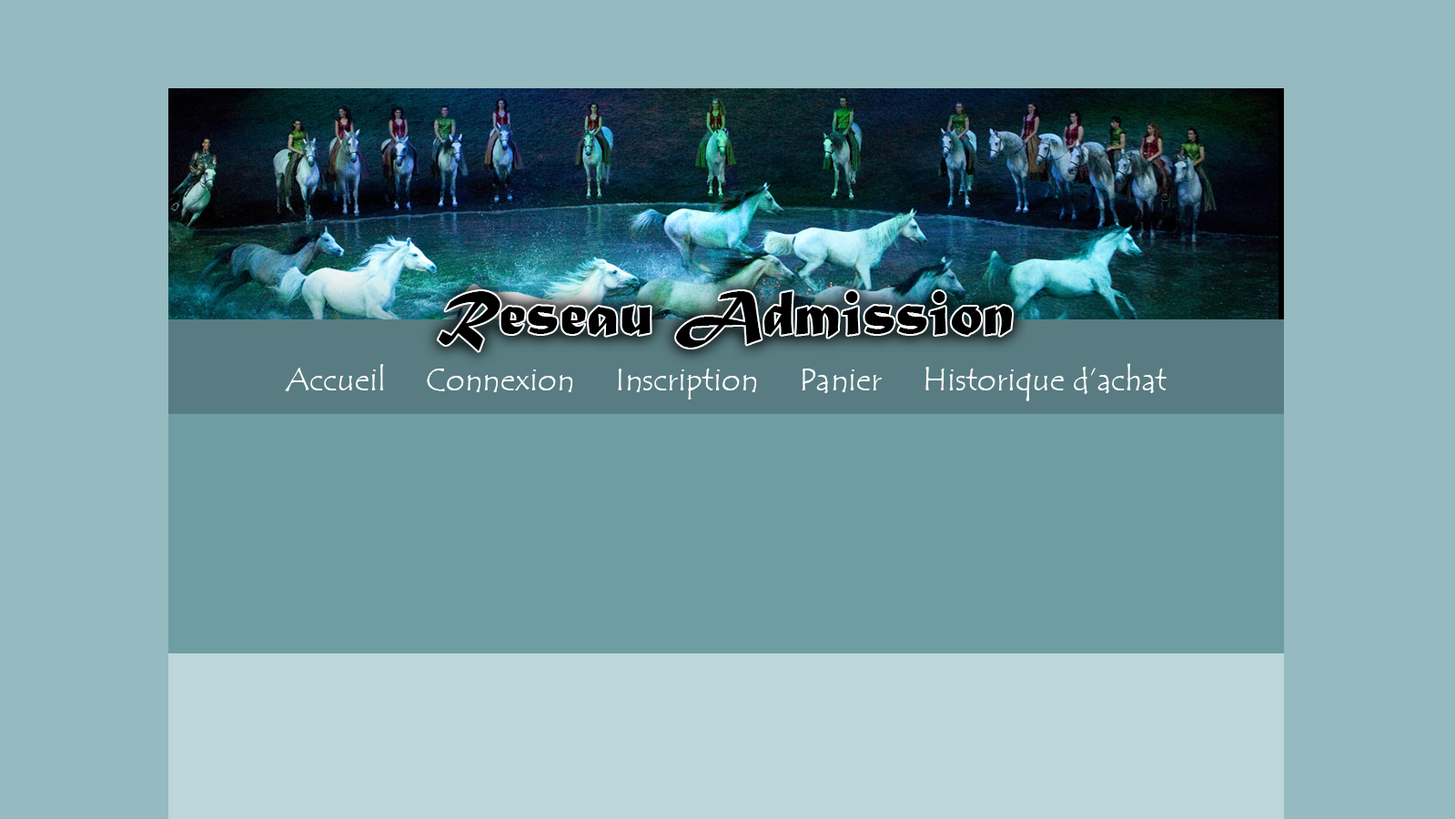
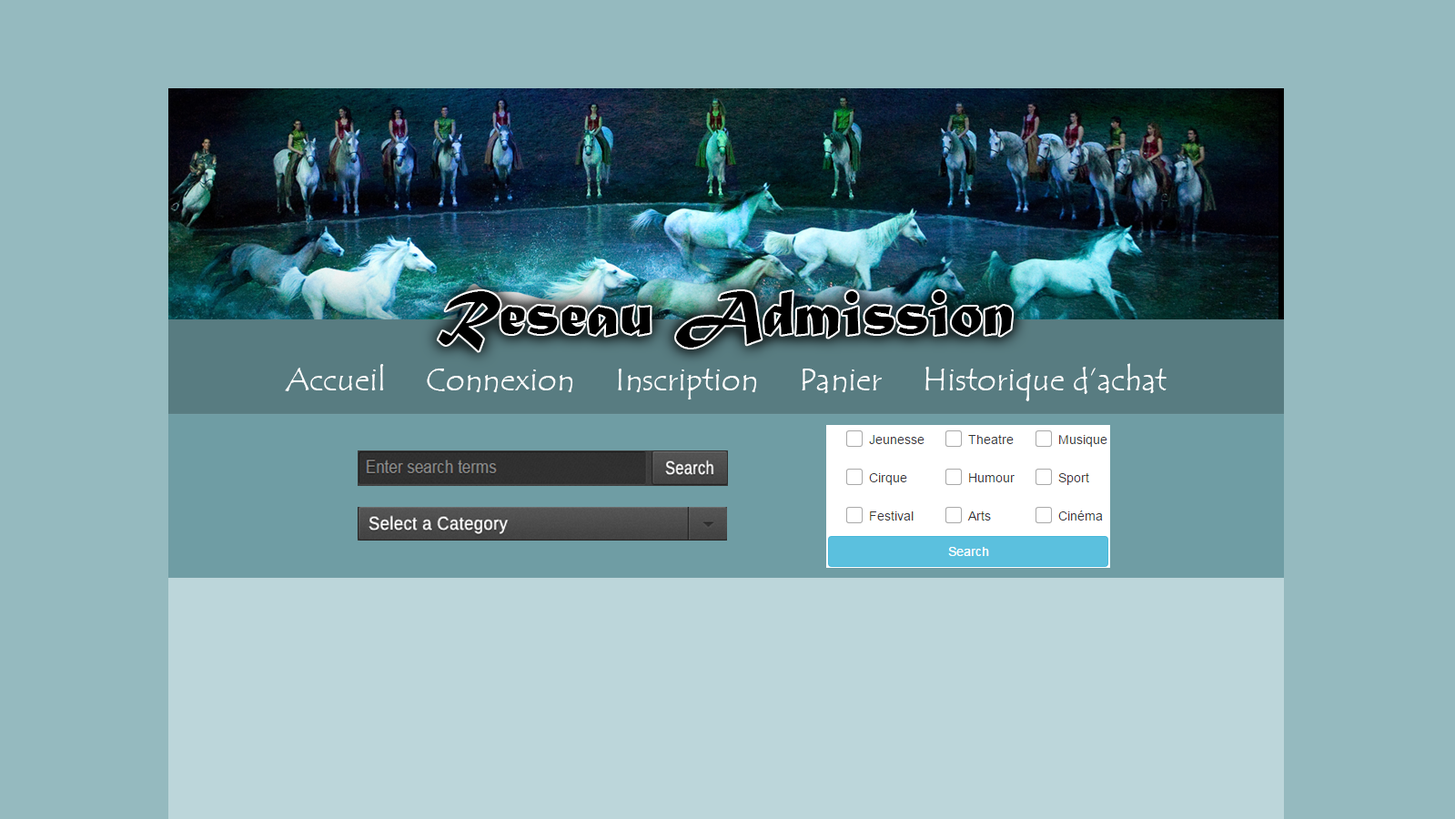
Layer changes from the first 1455x819 image to the second:
added layer "Calque 10" above "Calque 9" over [826, 424, 1111, 568]
added layer "Calque 9" above "Calque 6" over [357, 506, 727, 541]
added layer "Calque 6" above "Calque 5" over [357, 450, 728, 486]
painted on "Calque 5" over [168, 413, 1284, 654]
